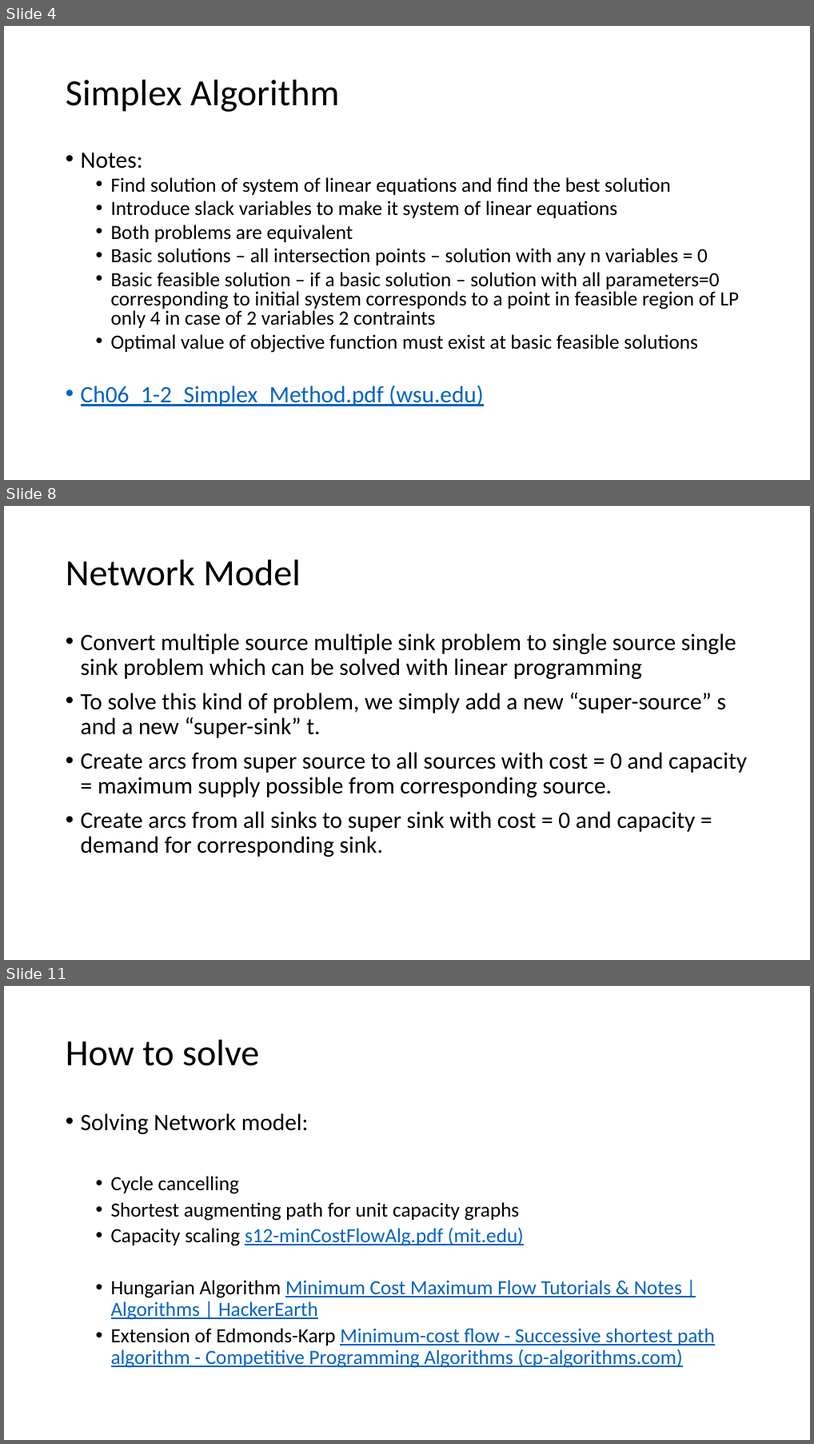
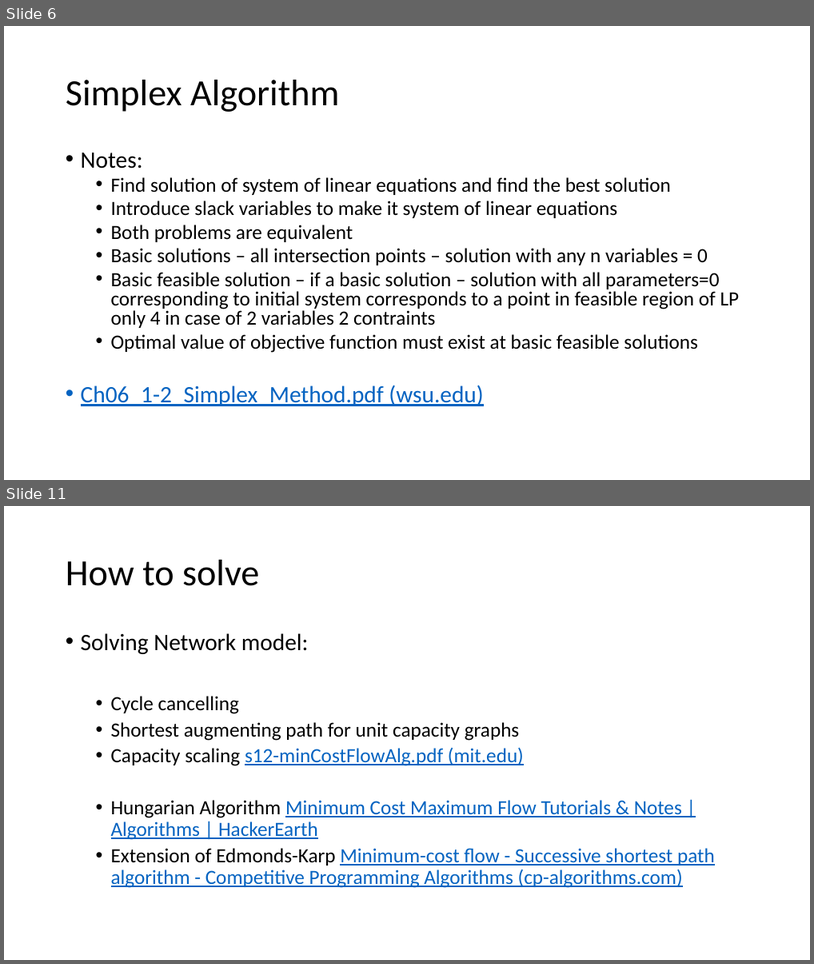
Before and after one commit to anirudhakulkarni/Parallel-MCMF-at-IISc-Research, a slide deck: week-3.pptx. Shown one above the other, each under a label of ours: slides 4, 8 and 11 before the commit, slides 6 and 11 after it; the slides between them are not shown. The pictures are 814x1444 and 814x964 pixels, drawn with LibreOffice and Linux fonts; fonts in the diff are those of the drawing. Boxes give left, top, right and bottom in pixels: in the first picture for what was removed or moved away, otherwise in the second. Text is boxed around its words. In the diff, an @@ line names an element or a change of style, - is before the commit and + after.

```diff
--- a/week-3.pptx
+++ b/week-3.pptx
@@ slide 8 removed at bbox=[4, 506, 810, 960], background #FFFFFF @@
@@ title removed at bbox=[66, 560, 301, 586] @@
-Network Model
@@ text removed at bbox=[81, 633, 747, 856] @@
-• Convert multiple source multiple sink problem to single source single sink problem which can be solved with linear programming
-• To solve this kind of problem, we simply add a new “super-source” s and a new “super-sink” t.
-• Create arcs from super source to all sources with cost = 0 and capacity = maximum supply possible from corresponding source.
-• Create arcs from all sinks to super sink with cost = 0 and capacity = demand for corresponding sink.
@@ what was slide 4 is now slide 6 @@
```
Also in this commit, not shown: 6 slides changed, 2 slides added, 4 other slides removed, 24 other files.
